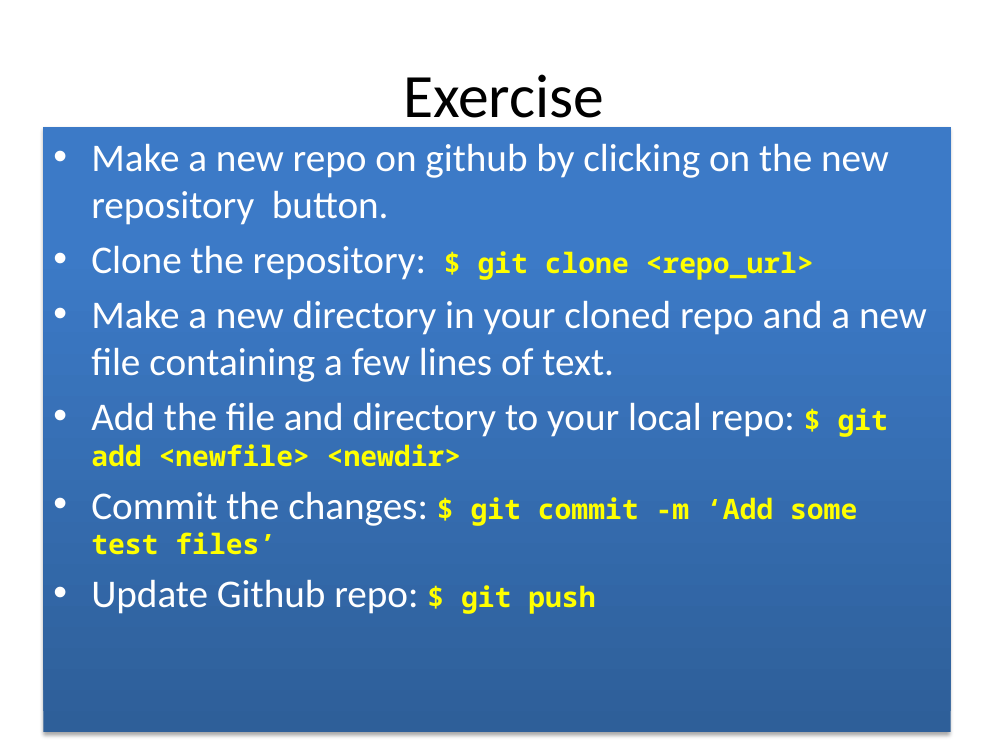
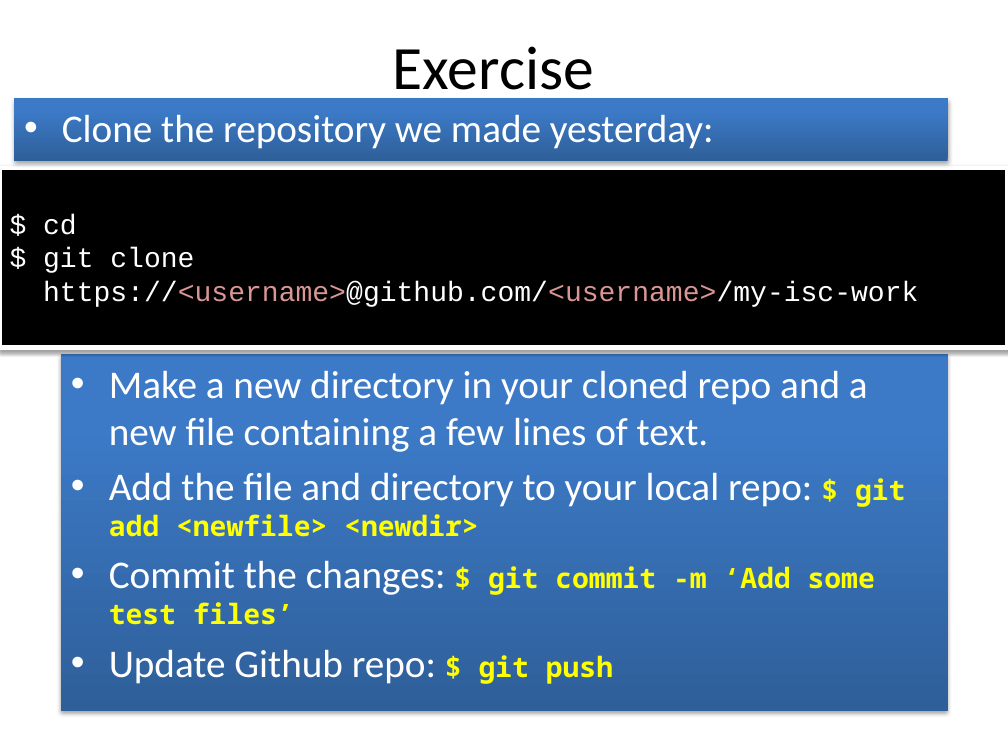
Before and after one commit to ncasuk/ncas-isc, a slide deck: slide 33 of shell/presentations/01_git2.pptx (slide 34 before the commit). Drawn at 1008x756 pixels with LibreOffice and Linux fonts; fonts in the diff are those of the drawing; background and template pictures are left out. Boxes give left, top, right and bottom in pixels: in the first picture for what was removed or moved away, otherwise in the second. Text is boxed around its words. In the diff, an @@ line names an element or a change of style, - is before the commit and + after.

Commit message:
updated exercises

```diff
--- a/shell/presentations/01_git2.pptx
+++ b/shell/presentations/01_git2.pptx
@@ title "Exercise": place and size @@
-title "Exercise" at [403,74,604,132]
+title "Exercise" at [393,46,594,103]
@@ rectangle added at [14,98,948,160], fill gradient #2F5F99 to #3D7CC7 to #3A7CCB, 28 pt, text #FFFFFF @@
+• Clone the repository we made yesterday:
@@ text at [91,143,889,280]: paragraphs removed @@
-• Make a new repo on github by clicking on the new repository button.
-• Clone the repository: $ git clone <repo_url>
@@ rectangle added at [0,167,1008,347], fill #000000, outline #FFFFFF 3 pt, 20 pt, text #FFFFFF @@
+$ cd
+$ git clone
+https://<username>@github.com/<username>/my-isc-work
@@ text "Make a new directory in ...": place and size @@
-text "Make a new directory in ..." at [91,143,927,614]
+text "Make a new directory in ..." at [109,370,905,684]
```
Also in this commit, not shown: 1 slide removed, 3 other files.
